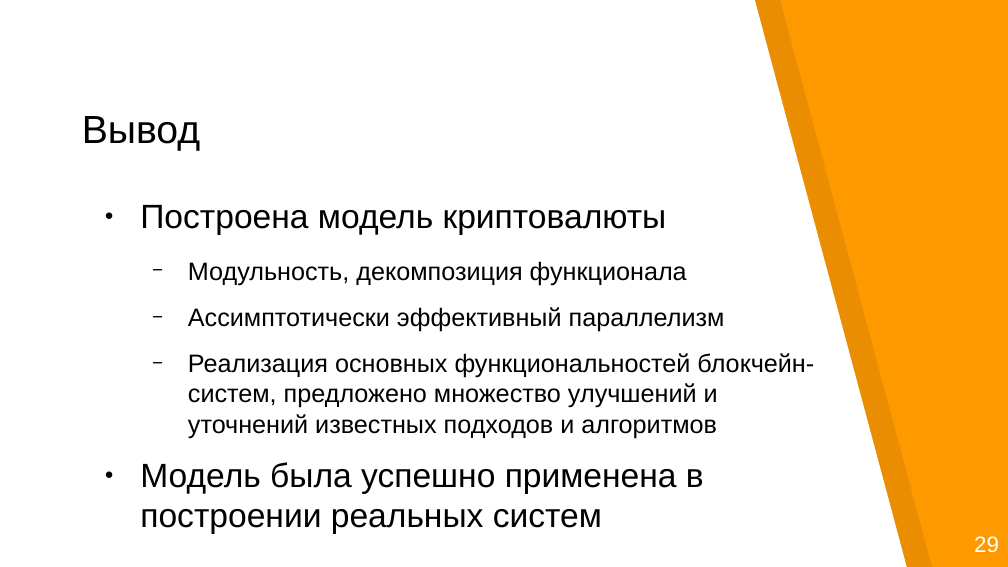
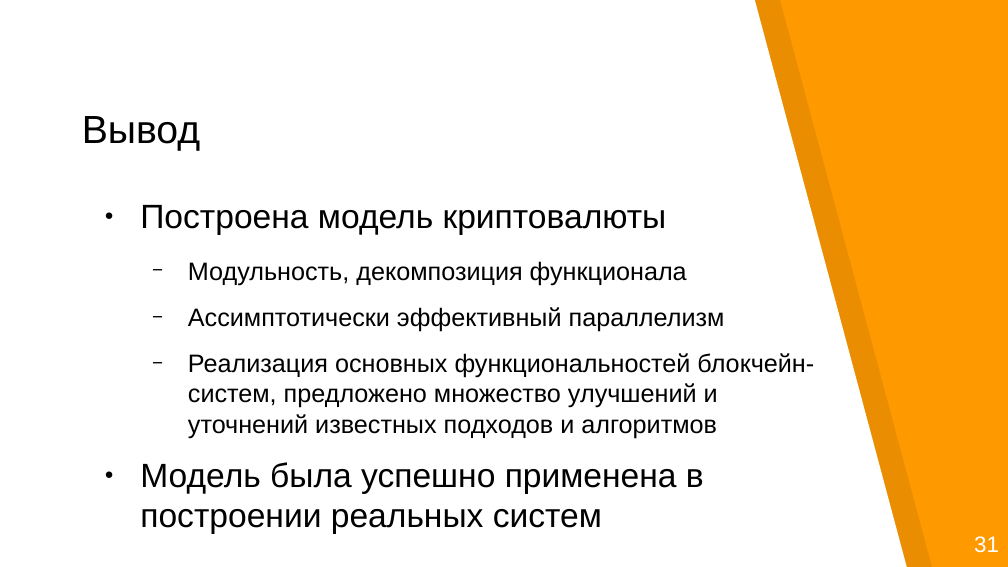
Before and after one commit to georgeee/itmo-master-thesis, a slide deck: slide 29 of presentation.odp (slide 27 before the commit). Drawn at 1008x567 pixels with LibreOffice and Linux fonts; fonts in the diff are those of the drawing. Boxes give left, top, right and bottom in pixels: in the first picture for what was removed or moved away, otherwise in the second. Text is boxed around its words. In the diff, an @@ line names an element or a change of style, - is before the commit and + after.

```diff
--- a/presentation.odp
+++ b/presentation.odp
@@ text at bbox=[974, 536, 999, 553]: text changed @@
-29
+31
```
Also in this commit, not shown: 24 other slides changed, 4 slides added, 2 slides removed.
